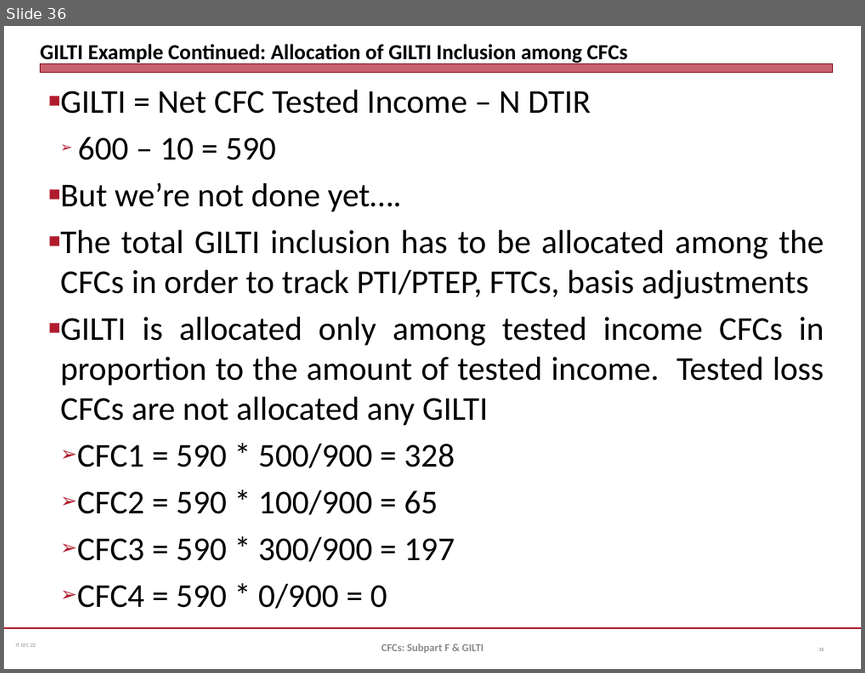
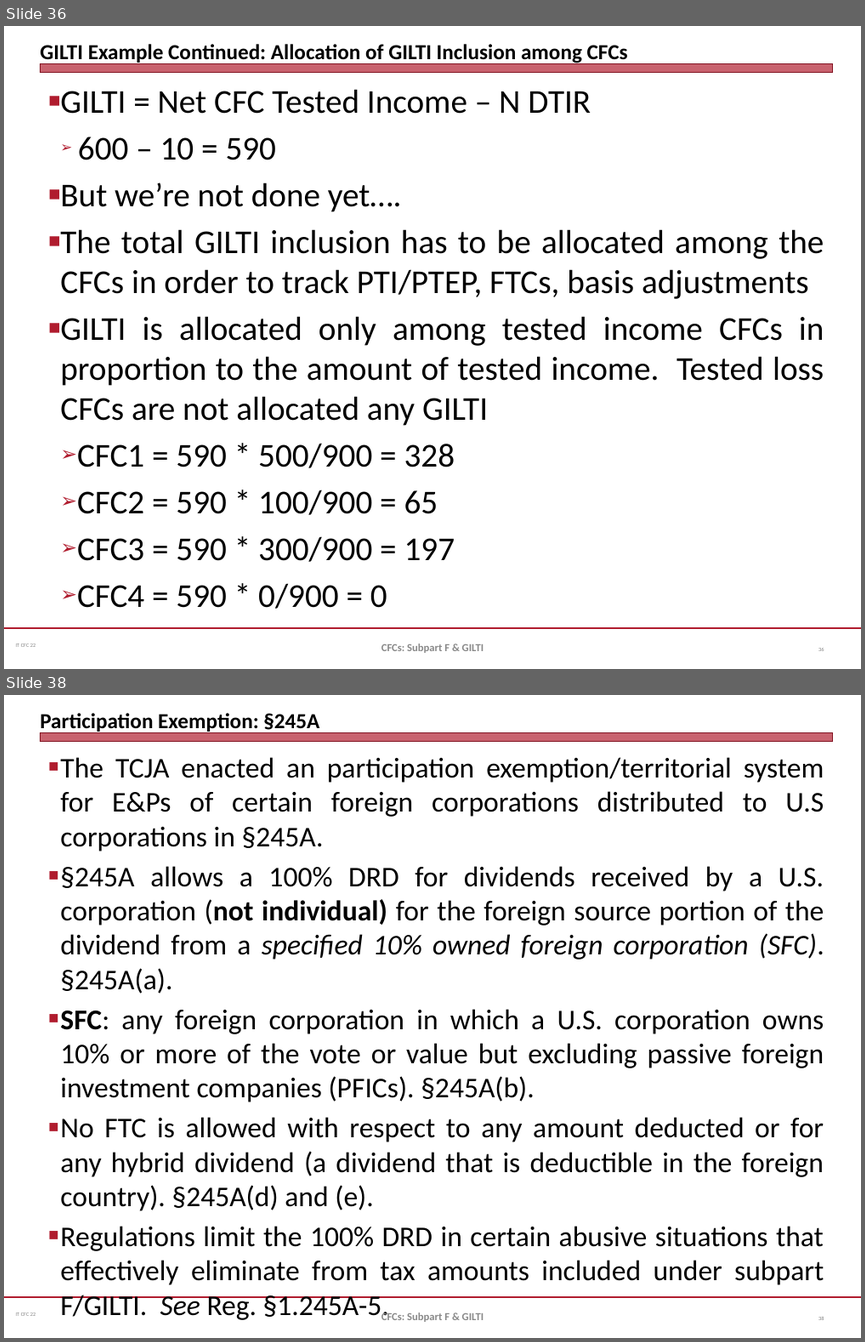
Before and after one commit to jmc877/International-Tax, a slide deck: slides/IT_CFC_22_1.pptx. Shown one above the other, each under a label of ours: slide 36 before the commit, slides 36 and 38 after it; the slides between them are not shown. The pictures are 865x673 and 865x1342 pixels, drawn with LibreOffice and Linux fonts; fonts in the diff are those of the drawing. Boxes give left, top, right and bottom in pixels: in the first picture for what was removed or moved away, otherwise in the second. Text is boxed around its words. In the diff, an @@ line names an element or a change of style, - is before the commit and + after.

```diff
--- a/slides/IT_CFC_22_1.pptx
+++ b/slides/IT_CFC_22_1.pptx
@@ slide 38 added at (4, 695, 861, 1338), background #FFFFFF; not listed: 3 template elements that a slide beside it also shows @@
@@ title added at (40, 713, 319, 734), 18 pt, text #000000, bold @@
+Participation Exemption: §245A
@@ text added at (60, 757, 824, 1285), 24 pt, text #000000 @@
+■ The TCJA enacted an participation exemption/territorial system for E&Ps of certain foreign corporations distributed to U.S corporations in §245A.
+■ §245A allows a 100% DRD for dividends received by a U.S. corporation (not individual) for the foreign source portion of the dividend from a specified 10% owned foreign corporation (SFC). §245A(a).
+■ SFC: any foreign corporation in which a U.S. corporation owns 10% or more of the vote or value but excluding passive foreign investment companies (PFICs). §245A(b).
+■ No FTC is allowed with respect to any amount deducted or for any hybrid dividend (a dividend that is deductible in the foreign country). §245A(d) and (e).
+■ Regulations limit the 100% DRD in certain abusive situations that effectively eliminate from tax amounts included under subpart F/GILTI. See Reg. §1.245A-5.
@@ text added at (381, 1311, 483, 1321), 9 pt, text #898989, bold @@
+CFCs: Subpart F & GILTI
@@ page number added at (818, 1316, 823, 1320), 4.5 pt, text #808080 @@
+38
```
Also in this commit, not shown: 1 slide changed, 3 other slides added.
